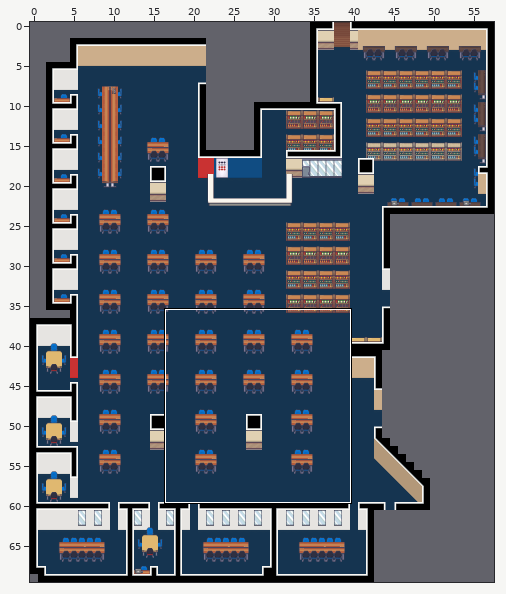
An edit to a level. Tiled map, LCB_Map/data/maps/main_2_library.tmx. Above: a wide view before the commit, with the close-up outlined.
Close-up. As it was:
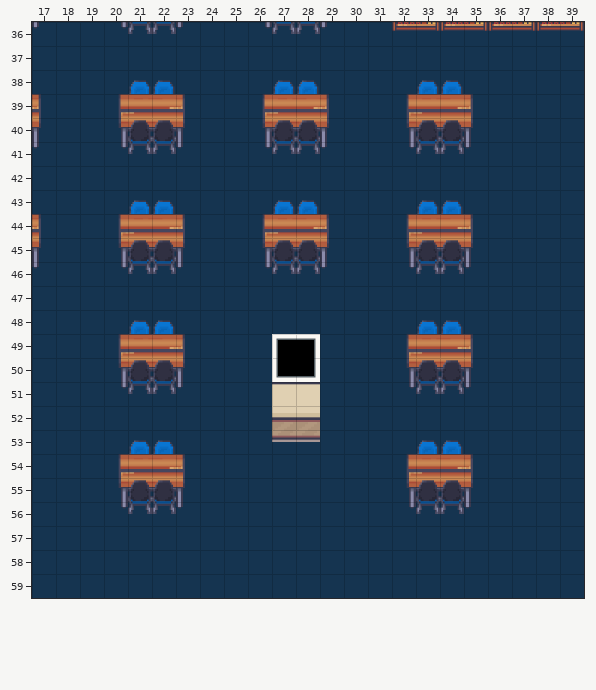
Cells are 64x64 px. Shown: x 17..39, y 36..59. The commit also changed other parts of the map, which this record leaves out.
Once edited:
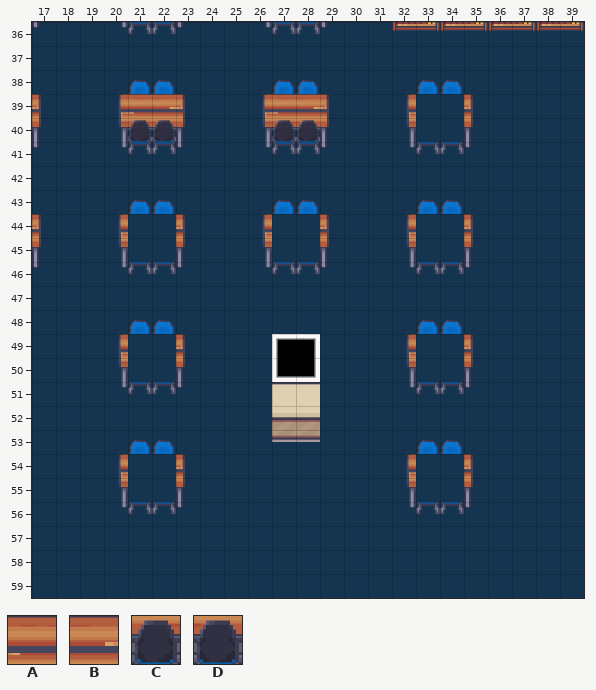
Key: from "LCB_furnishing": A 449, B 451, C 468, D 470.
_ is an empty cell, . an unchanged one.
What changed:
--- layer "Furnishing"
@@ x 33..34 @@
-39 AB
-40 CD
+39 __
+40 __
@@ x 21..34 @@
-44 AB....AB....AB
-45 CD....CD....CD
+44 __....__....__
+45 __....__....__
@@ x 21..34 @@
-49 AB..........AB
-50 CD..........CD
+49 __..........__
+50 __..........__
@@ x 21..34 @@
-54 AB..........AB
-55 CD..........CD
+54 __..........__
+55 __..........__
Changed places in both close-ups, as pixel boxes (x1, y1, x2, y2):
removed: (416, 94, 464, 142)
removed: (128, 214, 176, 262)
removed: (272, 214, 320, 262)
removed: (416, 214, 464, 262)
removed: (128, 334, 176, 382)
removed: (416, 334, 464, 382)
removed: (128, 454, 176, 502)
removed: (416, 454, 464, 502)
